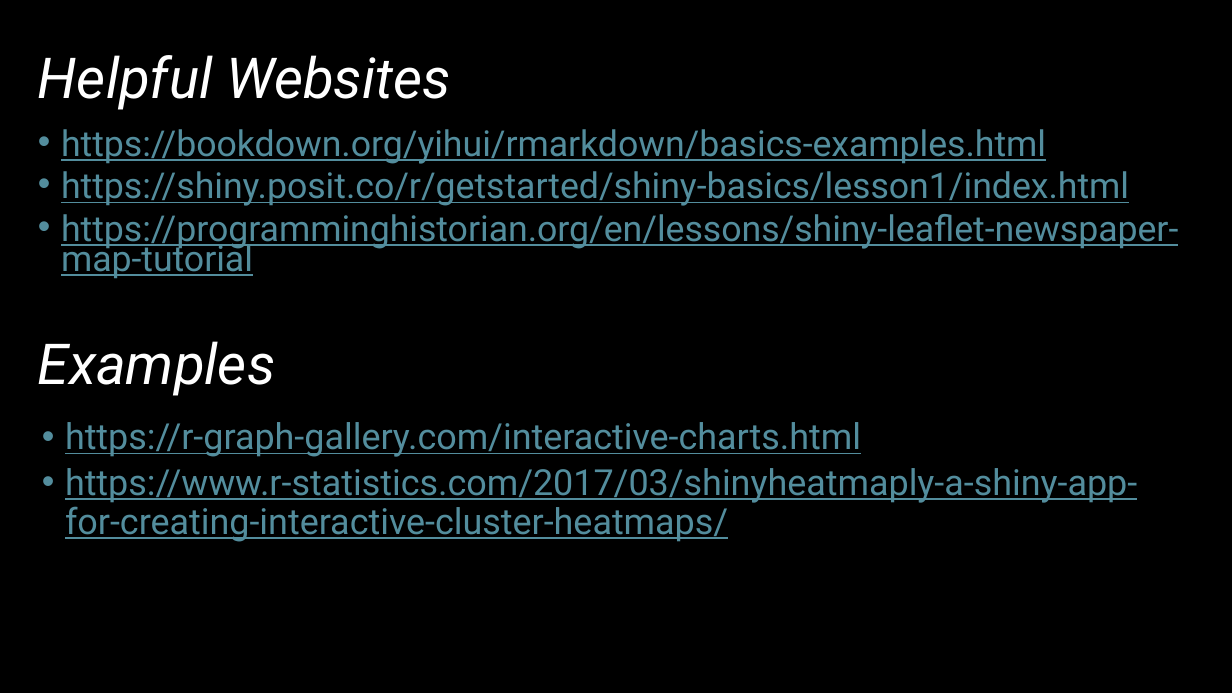
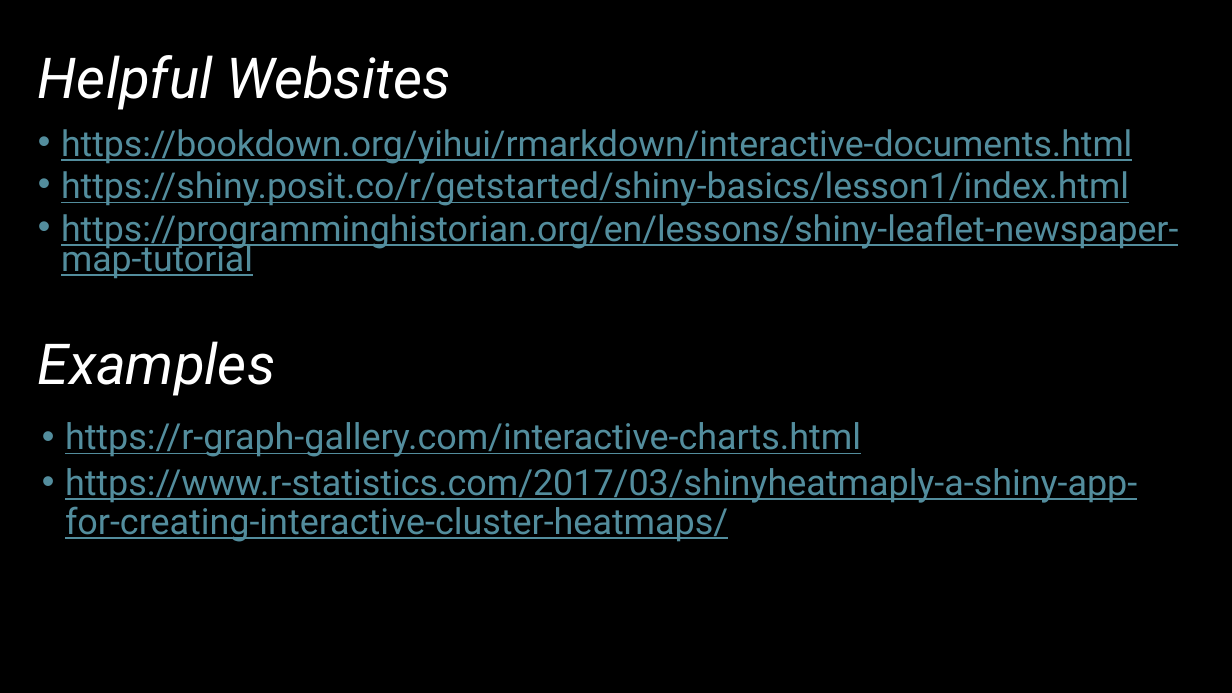
Before and after one commit to vpagowski/Lab_mtg_examples, a slide deck: slide 4 of Lab_mtg_Jun12.pptx. Drawn at 1232x693 pixels with LibreOffice and Linux fonts; fonts in the diff are those of the drawing. Boxes give left, top, right and bottom in pixels: in the first picture for what was removed or moved away, otherwise in the second. Text is boxed around its words. In the diff, an @@ line names an element or a change of style, - is before the commit and + after.

Commit message:
update

```diff
--- a/Lab_mtg_Jun12.pptx
+++ b/Lab_mtg_Jun12.pptx
@@ text at (61, 129, 1132, 164): text changed @@
-• https://bookdown.org/yihui/rmarkdown/basics-examples.html
+• https://bookdown.org/yihui/rmarkdown/interactive-documents.html
```
Also in this commit, not shown: 1 other slide changed.
